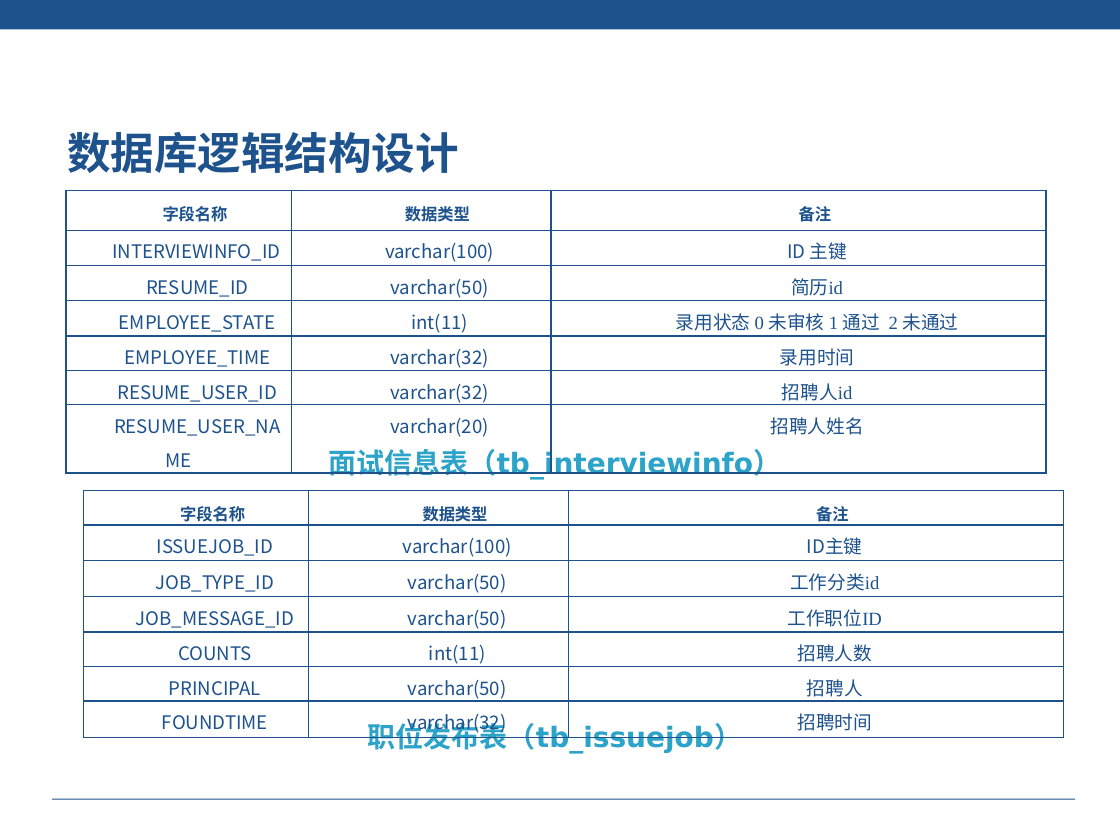
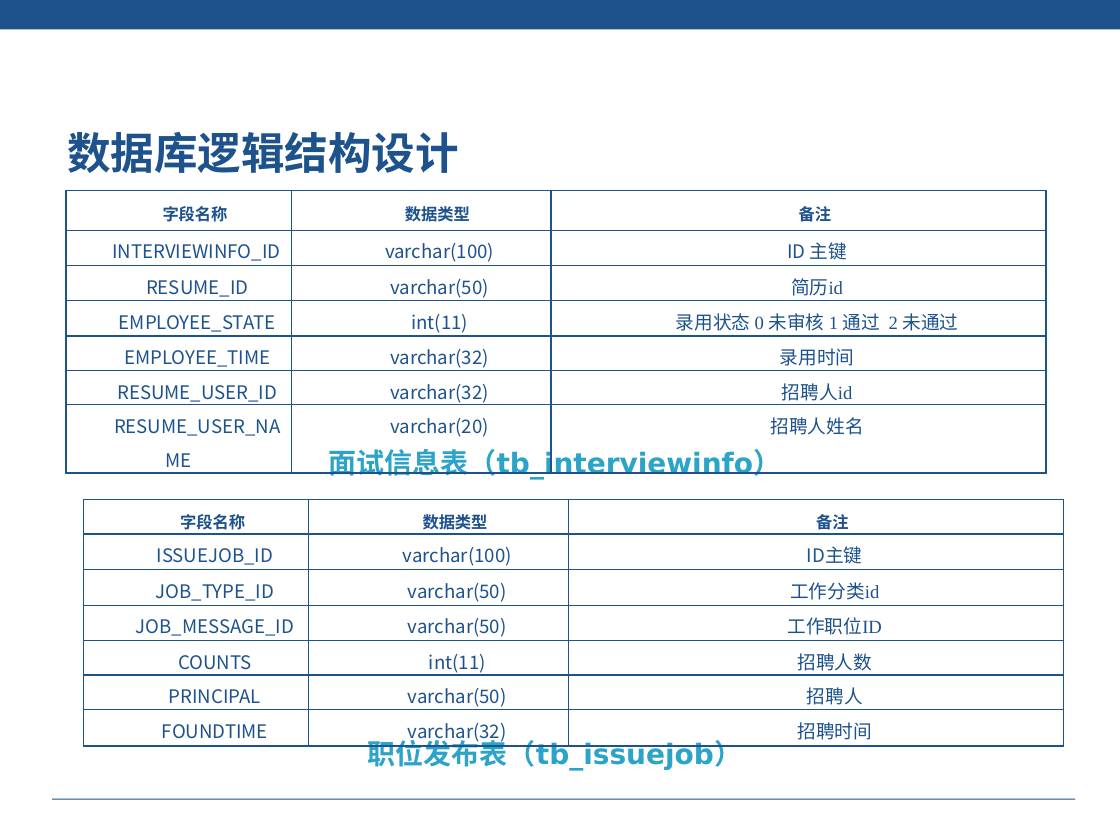
Before and after one commit to liuyanhao/hrAdmin, a slide deck: slide 25 of doc/刘熙财 -82- 答辩PPT.pptx (slide 24 before the commit). Drawn at 1120x840 pixels with LibreOffice and Linux fonts; fonts in the diff are those of the drawing; background and template pictures are left out. Boxes give left, top, right and bottom in pixels: in the first picture for what was removed or moved away, otherwise in the second. Text is boxed around its words. In the diff, an @@ line names an element or a change of style, - is before the commit and + after.

```diff
--- a/doc/刘熙财 -82- 答辩PPT.pptx
+++ b/doc/刘熙财 -82- 答辩PPT.pptx
@@ text "数据库逻辑结构设计" rewrapped from (67, 132, 782, 754) to (67, 132, 782, 771) @@
@@ table: place and size @@
-table at (84, 491, 1064, 739)
+table at (84, 500, 1064, 748)
```
Also in this commit, not shown: 17 other slides changed, 19 slides added, 1 slide removed, 2 other files.
